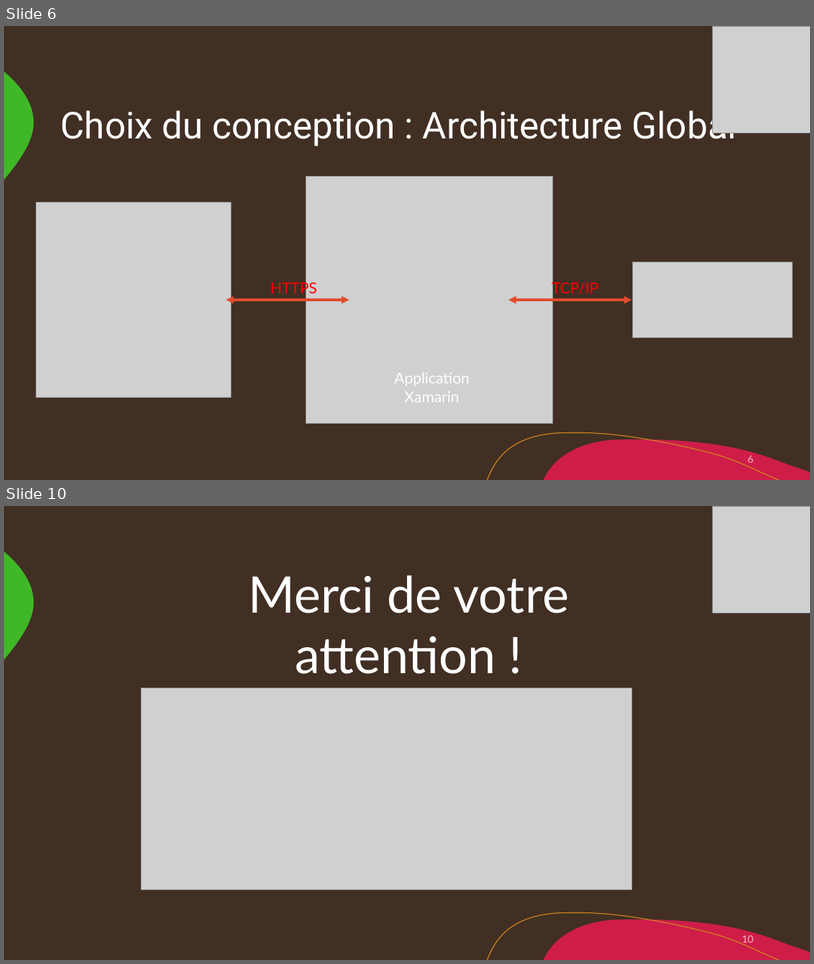
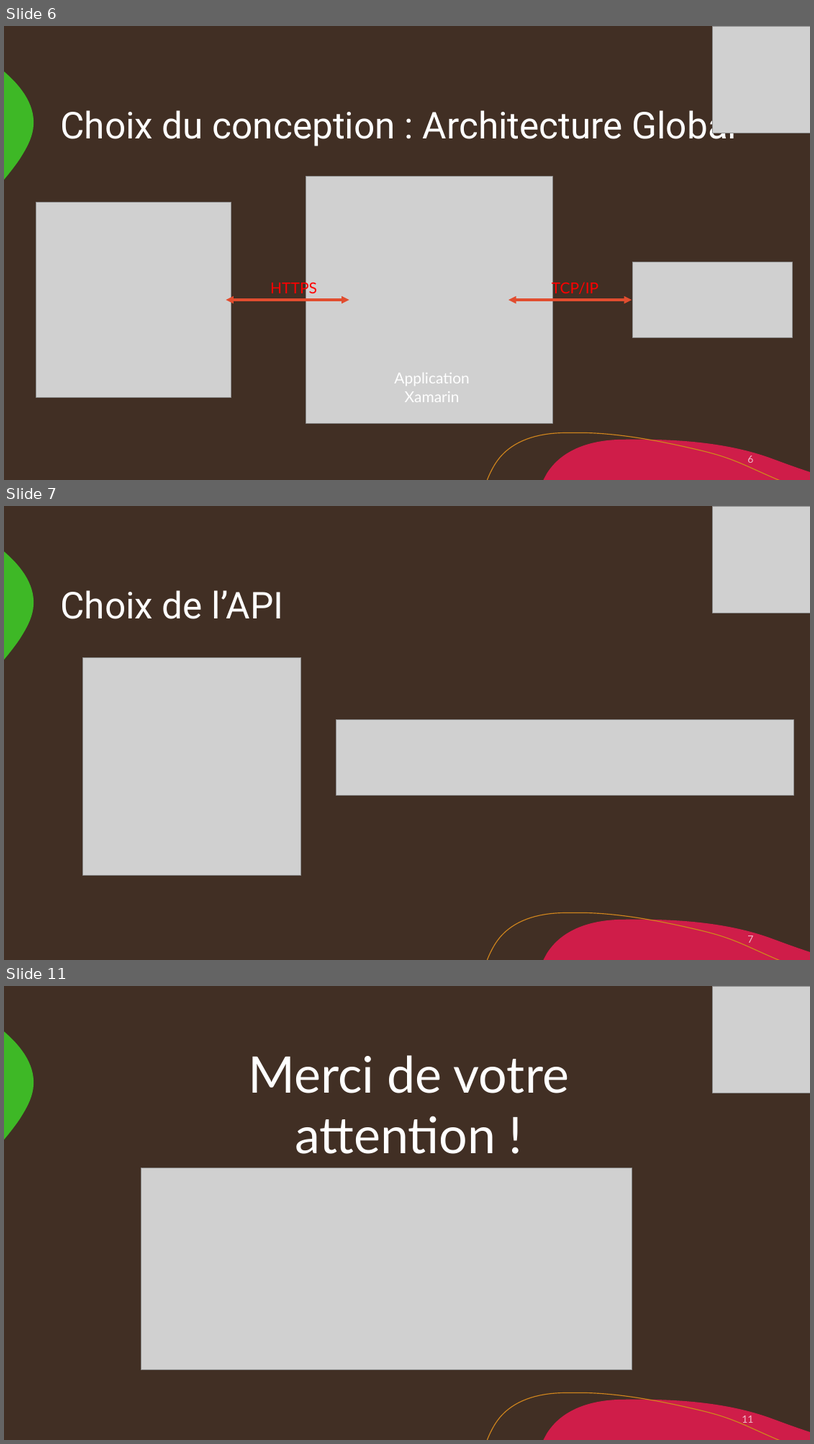
Before and after one commit to JojoProjet/BuldOry, a slide deck: files/power.pptx. Shown one above the other, each under a label of ours: slides 6 and 10 before the commit, slides 6, 7 and 11 after it; the slides between them are not shown. The pictures are 814x964 and 814x1444 pixels, drawn with LibreOffice and Linux fonts; fonts in the diff are those of the drawing; grey boxes stand for pictures. Boxes give left, top, right and bottom in pixels: in the first picture for what was removed or moved away, otherwise in the second. Text is boxed around its words. In the diff, an @@ line names an element or a change of style, - is before the commit and + after.

```diff
--- a/files/power.pptx
+++ b/files/power.pptx
@@ slide 7 added at (x1=4, y1=506, x2=810, y2=960), background #412F24; not listed: 3 template elements that a slide beside it also shows @@
@@ picture added at (x1=713, y1=506, x2=810, y2=613) @@
@@ title added at (x1=60, y1=590, x2=283, y2=619), 44 pt, text #FFFFFF @@
+Choix de l’API
@@ picture added at (x1=83, y1=657, x2=301, y2=875) @@
@@ picture added at (x1=337, y1=719, x2=794, y2=795) @@
@@ page number added at (x1=748, y1=935, x2=754, y2=942), 12 pt, text #FFFFFF at 70% opacity @@
+7
@@ what was slide 10 is now slide 11 @@
@@ page number at (x1=742, y1=1415, x2=754, y2=1424): text changed @@
-10
+11
```
Also in this commit, not shown: 4 slides changed, 1 other slide added, 1 slide removed, 47 other files.
